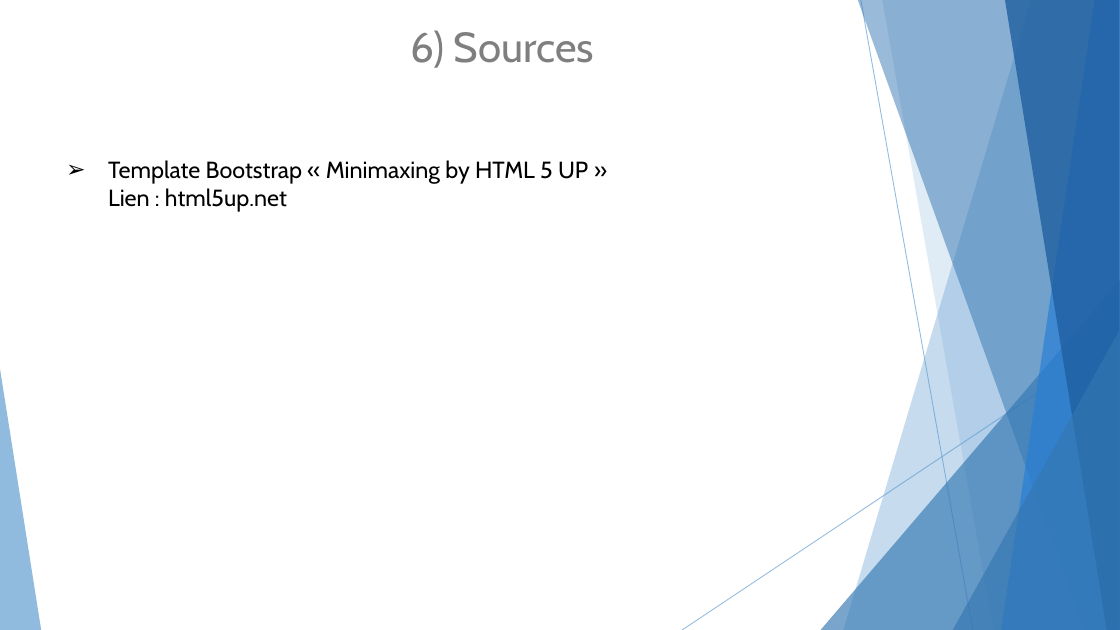
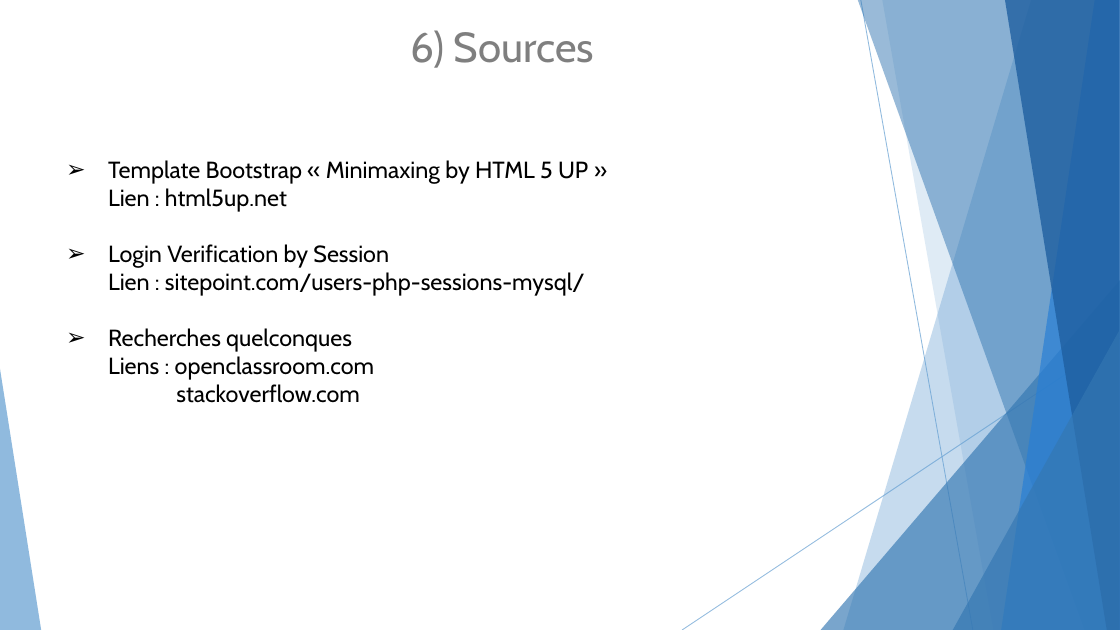
Before and after one commit to HugoFerreiraDosSantos/Projet-Piscine, a slide deck: slide 12 of Oral 05-05.pptx. Drawn at 1120x630 pixels with LibreOffice and Linux fonts; fonts in the diff are those of the drawing. Boxes give left, top, right and bottom in pixels: in the first picture for what was removed or moved away, otherwise in the second. Text is boxed around its words. In the diff, an @@ line names an element or a change of style, - is before the commit and + after.

```diff
--- a/Oral 05-05.pptx
+++ b/Oral 05-05.pptx
@@ text at bbox=[108, 244, 585, 403]: paragraphs added @@
+➢ Login Verification by Session
+  Lien : sitepoint.com/users-php-sessions-mysql/
+➢ Recherches quelconques
+  Liens : openclassroom.com
+stackoverflow.com
```
Also in this commit, not shown: 2 other slides changed, 22 other files.
